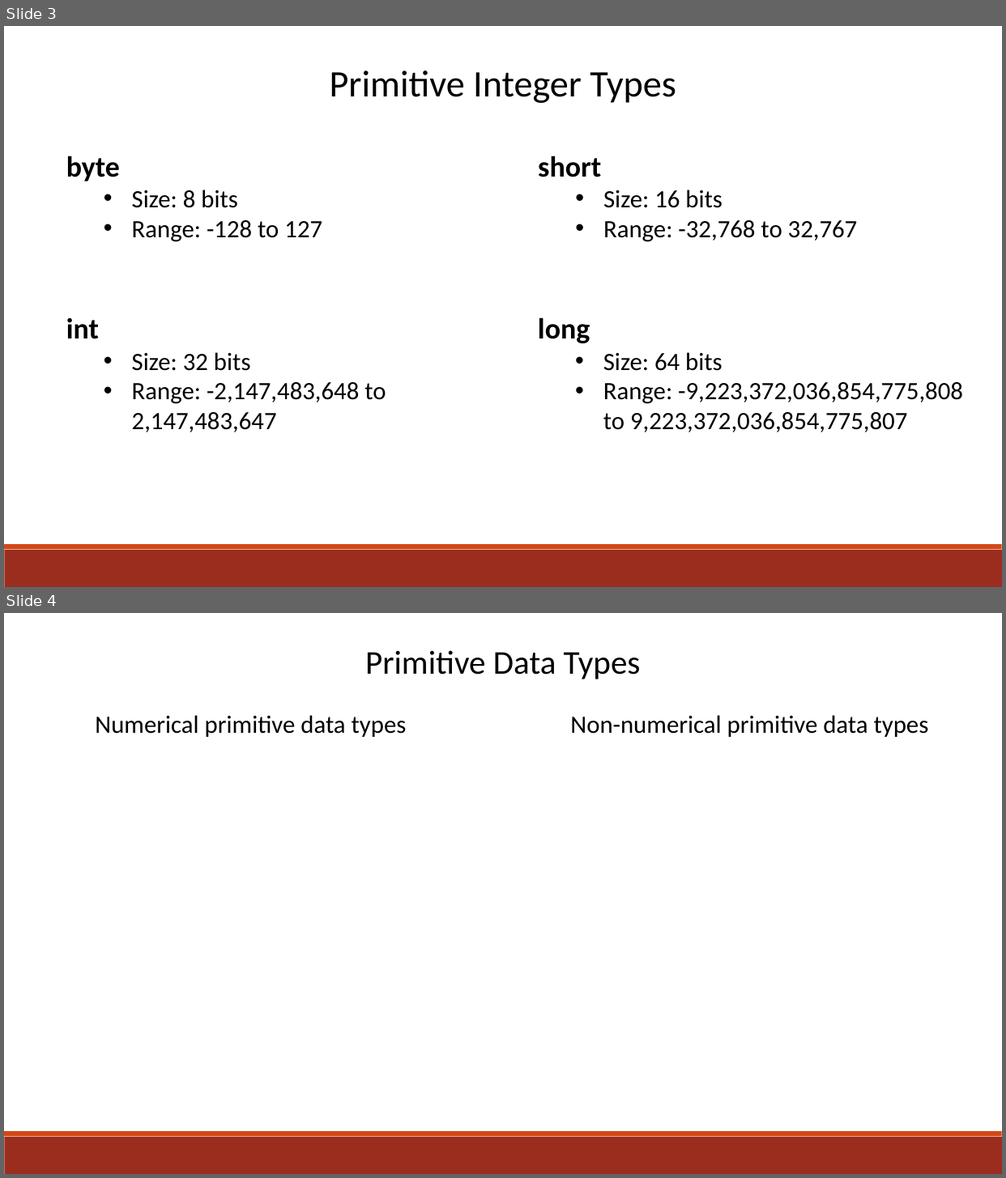
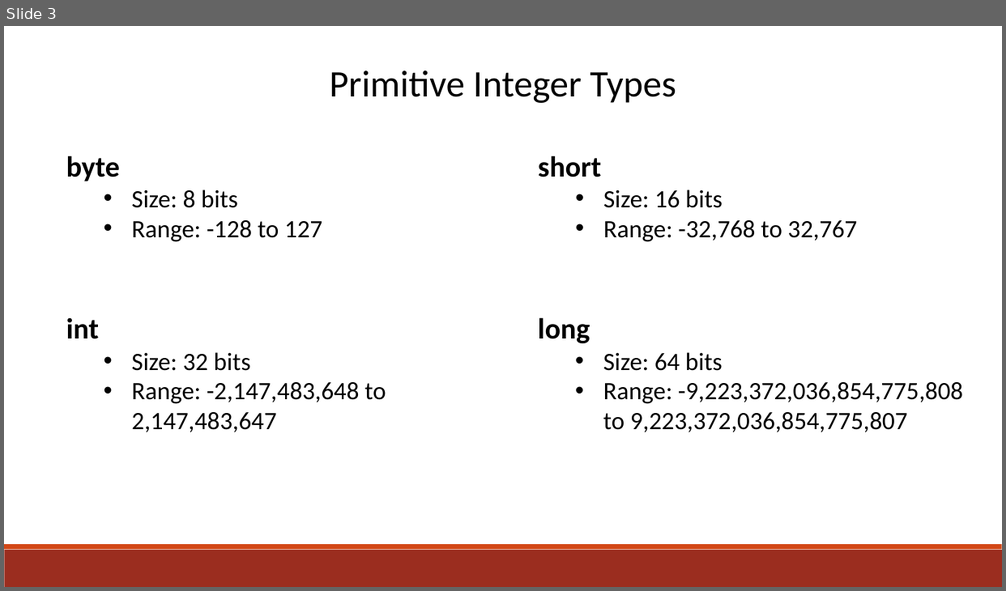
Before and after one commit to Ramin2005/Java-Advanced-Programming, a slide deck: Data Structures/Data Structures.PPTX. Shown one above the other, each under a label of ours: slides 3 and 4 before the commit, slide 3 after it. The pictures are 1006x1178 and 1006x591 pixels, drawn with LibreOffice and Linux fonts; fonts in the diff are those of the drawing. Boxes give left, top, right and bottom in pixels: in the first picture for what was removed or moved away, otherwise in the second. Text is boxed around its words. In the diff, an @@ line names an element or a change of style, - is before the commit and + after.

```diff
--- a/Data Structures/Data Structures.PPTX
+++ b/Data Structures/Data Structures.PPTX
@@ slide 4 removed at <box>4,613,1002,1174</box>, background #FFFFFF; not listed: 2 template elements that a slide beside it also shows @@
@@ text removed at <box>365,650,641,679</box> @@
-Primitive Data Types
@@ text removed at <box>95,715,407,737</box> @@
-Numerical primitive data types
@@ text removed at <box>570,715,929,737</box> @@
-Non-numerical primitive data types
```
Also in this commit, not shown: 4 slides added, 1 other file.
